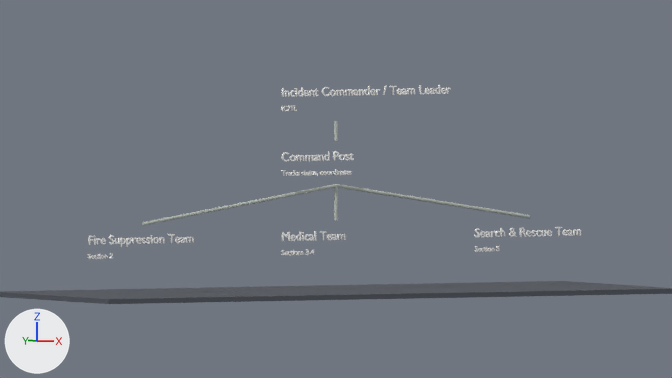
Before and after pictures for a commit that changed the Blender file assets/blender/org-chart.blend.
Camera for both pictures: the file's camera 'Cam'. The axes (+X, +Y, +Z) are drawn at lower left. The lights are the same throughout. The picture after the commit comes second.

The first picture shows 'cp_t1', 'cp_t2', 'fire_t1', 'fire_t2', 'floor', 'ic_t1', 'ic_t2', 'line_cp_fire', 'line_cp_med', 'line_cp_sar', 'line_ic_cp', 'med_t1', 'med_t2', 'sar_t1', 'sar_t2'.
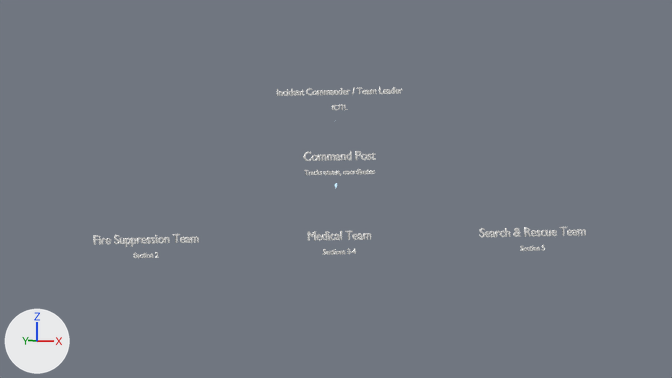
Where the newer file only moved an object's origin or applied its transform, the numbers keep the older frame.

Changed parts and their boxes (x1, y1, x2, y2) in the pictures (672 x 378 px):
'floor', deleted
    before: (0, 281, 672, 304)
'ic_t1', reshaped, moved (25% narrower, 23% shorter)
    before: (282, 85, 451, 97)
    after: (277, 87, 403, 96)
'line_cp_fire', recoloured, surface changed, mesh rescaled (not visible afterwards)
    before: (142, 184, 337, 226)
'fire_t1', reshaped, moved
    before: (88, 234, 194, 247)
    after: (93, 234, 199, 247)
'sar_t1', reshaped, moved
    before: (475, 227, 581, 238)
    after: (479, 227, 586, 238)
'line_cp_sar', recoloured, surface changed, mesh rescaled (not visible afterwards)
    before: (336, 184, 530, 218)
'cp_t1', reshaped, moved
    before: (281, 151, 354, 162)
    after: (303, 151, 376, 161)
'med_t1', reshaped, moved
    before: (282, 231, 346, 241)
    after: (308, 231, 371, 241)
'cp_t2', reshaped, moved
    before: (281, 169, 352, 176)
    after: (304, 169, 375, 176)
'med_t2', reshaped, moved
    before: (281, 249, 314, 255)
    after: (323, 249, 356, 255)
'fire_t2', reshaped, moved
    before: (88, 253, 113, 259)
    after: (133, 252, 159, 258)
'sar_t2', reshaped, moved
    before: (475, 246, 500, 252)
    after: (520, 245, 545, 251)
'line_cp_med', recoloured, surface changed, moved, rescaled (not visible afterwards)
    before: (334, 186, 338, 220)
'ic_t2', moved
    before: (281, 105, 297, 111)
    after: (332, 105, 348, 110)
'line_ic_cp', recoloured, surface changed
    both: (334, 121, 338, 141)

Patch to the scene script:
```diff
--- a/assets/blender/org-chart.blend.py
+++ b/assets/blender/org-chart.blend.py
@@ mat_line_mat @@
 mat_line_mat = principled_material('line_mat')
-mat_line_mat.base_color = (0.5, 0.55, 0.5)  # light grey #bcc4bc
+mat_line_mat.base_color = (0.55, 0.75, 0.85)  # cyan #c4e1ed
 mat_line_mat.roughness = 0.6
+mat_line_mat.emission_strength = 0.6
@@ me_line_cp_fire_mesh @@
 # used by ob_line_cp_fire; location = (-2.2, 0.0, 1.5); rotation_euler = (0.0, -1.729, 0.0), in degrees (0, -99, 0)
-me_line_cp_fire_mesh.from_pydata(...)  # 24 vertices, 14 faces; spans x -0.04..0.04, y -0.04..0.04, z -2.23..2.23
+me_line_cp_fire_mesh.from_pydata(...)  # 24 vertices, 14 faces; spans x -0.05..0.04, y -0.05..0.05, z -2.23..-2.22
+# me_line_cp_fire_mesh part 1: the whole mesh is scaled about its middle by (1.29, 1.29, 0.001), then moved by (0.0, 0.0, -2.23)
 me_line_cp_fire_mesh.materials.append(mat_line_mat)
@@ me_line_cp_med_mesh @@
 # used by ob_line_cp_med; location = (0.0, 0.0, 1.5); rotation_euler = (-3.142, 0.0, 1.571), in degrees (-180, 0, 90)
-me_line_cp_med_mesh.from_pydata(...)  # 24 vertices, 14 faces; spans x -0.035..0.035, y -0.035..0.035, z -0.35..0.35
+me_line_cp_med_mesh.from_pydata(...)  # 24 vertices, 14 faces; spans x -0.045..0.045, y -0.045..0.045, z -0.35..-0.349
+# me_line_cp_med_mesh part 2: the whole mesh is scaled about its middle by (1.29, 1.29, 0.001), then moved by (0.0, 0.0, -0.35)
 me_line_cp_med_mesh.materials.append(mat_line_mat)
@@ me_line_cp_sar_mesh @@
 # used by ob_line_cp_sar; location = (2.2, 0.0, 1.5); rotation_euler = (0.0, 1.729, 0.0), in degrees (0, 99, 0)
-me_line_cp_sar_mesh.from_pydata(...)  # 24 vertices, 14 faces; spans x -0.04..0.04, y -0.04..0.04, z -2.23..2.23
+me_line_cp_sar_mesh.from_pydata(...)  # 24 vertices, 14 faces; spans x -0.04..0.05, y -0.05..0.05, z -2.23..-2.22
+# me_line_cp_sar_mesh part 3: the whole mesh is scaled about its middle by (1.29, 1.29, 0.001), then moved by (0.0, 0.0, -2.23)
 me_line_cp_sar_mesh.materials.append(mat_line_mat)
@@ txt_cp_t1_curve @@
 txt_cp_t1_curve.bevel_depth = 0.003
+txt_cp_t1_curve.align_x = 'CENTER'
 txt_cp_t1_curve.align_y = 'CENTER'
@@ txt_cp_t2_curve @@
 txt_cp_t2_curve.bevel_depth = 0.003
+txt_cp_t2_curve.align_x = 'CENTER'
 txt_cp_t2_curve.align_y = 'CENTER'
@@ txt_fire_t1_curve @@
 txt_fire_t1_curve.bevel_depth = 0.003
+txt_fire_t1_curve.align_x = 'CENTER'
 txt_fire_t1_curve.align_y = 'CENTER'
@@ txt_fire_t2_curve @@
 txt_fire_t2_curve.bevel_depth = 0.003
+txt_fire_t2_curve.align_x = 'CENTER'
 txt_fire_t2_curve.align_y = 'CENTER'
@@ txt_ic_t1_curve @@
 txt_ic_t1_curve.bevel_depth = 0.003
+txt_ic_t1_curve.align_x = 'CENTER'
 txt_ic_t1_curve.align_y = 'CENTER'
-txt_ic_t1_curve.size = 0.26
+txt_ic_t1_curve.size = 0.194
@@ txt_med_t1_curve @@
 txt_med_t1_curve.bevel_depth = 0.003
+txt_med_t1_curve.align_x = 'CENTER'
 txt_med_t1_curve.align_y = 'CENTER'
@@ txt_med_t2_curve @@
 txt_med_t2_curve.bevel_depth = 0.003
+txt_med_t2_curve.align_x = 'CENTER'
 txt_med_t2_curve.align_y = 'CENTER'
@@ txt_sar_t1_curve @@
 txt_sar_t1_curve.bevel_depth = 0.003
+txt_sar_t1_curve.align_x = 'CENTER'
 txt_sar_t1_curve.align_y = 'CENTER'
@@ txt_sar_t2_curve @@
 txt_sar_t2_curve.bevel_depth = 0.003
+txt_sar_t2_curve.align_x = 'CENTER'
 txt_sar_t2_curve.align_y = 'CENTER'
@@ ob_floor @@
-ob_floor = bpy.data.objects.new('floor', me_floor_mesh)
@@ ob_cp_t1 @@
 ob_cp_t1 = bpy.data.objects.new('cp_t1', txt_cp_t1_curve)
-ob_cp_t1.location = (-1.32, -0.14, 2.44)
+ob_cp_t1.location = (0.0, -0.14, 2.44)
 ob_cp_t1.rotation_euler = (1.571, 0.0, 0.0)  # degrees (90, 0, 0)
@@ ob_cp_t2 @@
 ob_cp_t2 = bpy.data.objects.new('cp_t2', txt_cp_t2_curve)
-ob_cp_t2.location = (-1.32, -0.14, 2.12)
+ob_cp_t2.location = (0.0, -0.14, 2.12)
 ob_cp_t2.rotation_euler = (1.571, 0.0, 0.0)  # degrees (90, 0, 0)
@@ ob_fire_t1 @@
 ob_fire_t1 = bpy.data.objects.new('fire_t1', txt_fire_t1_curve)
-ob_fire_t1.location = (-5.72, -0.14, 0.84)
+ob_fire_t1.location = (-4.4, -0.14, 0.84)
 ob_fire_t1.rotation_euler = (1.571, 0.0, 0.0)  # degrees (90, 0, 0)
@@ ob_fire_t2 @@
 ob_fire_t2 = bpy.data.objects.new('fire_t2', txt_fire_t2_curve)
-ob_fire_t2.location = (-5.72, -0.14, 0.52)
+ob_fire_t2.location = (-4.4, -0.14, 0.52)
 ob_fire_t2.rotation_euler = (1.571, 0.0, 0.0)  # degrees (90, 0, 0)
@@ ob_ic_t1 @@
 ob_ic_t1 = bpy.data.objects.new('ic_t1', txt_ic_t1_curve)
-ob_ic_t1.location = (-1.32, -0.14, 3.74)
+ob_ic_t1.location = (0.0, -0.14, 3.74)
 ob_ic_t1.rotation_euler = (1.571, 0.0, 0.0)  # degrees (90, 0, 0)
@@ ob_ic_t2 @@
 ob_ic_t2 = bpy.data.objects.new('ic_t2', txt_ic_t2_curve)
-ob_ic_t2.location = (-1.32, -0.14, 3.42)
+ob_ic_t2.location = (0.0, -0.14, 3.42)
 ob_ic_t2.rotation_euler = (1.571, 0.0, 0.0)  # degrees (90, 0, 0)
@@ ob_med_t1 @@
 ob_med_t1 = bpy.data.objects.new('med_t1', txt_med_t1_curve)
-ob_med_t1.location = (-1.32, -0.14, 0.84)
+ob_med_t1.location = (0.0, -0.14, 0.84)
 ob_med_t1.rotation_euler = (1.571, 0.0, 0.0)  # degrees (90, 0, 0)
@@ ob_med_t2 @@
 ob_med_t2 = bpy.data.objects.new('med_t2', txt_med_t2_curve)
-ob_med_t2.location = (-1.32, -0.14, 0.52)
+ob_med_t2.location = (0.0, -0.14, 0.52)
 ob_med_t2.rotation_euler = (1.571, 0.0, 0.0)  # degrees (90, 0, 0)
@@ ob_sar_t1 @@
 ob_sar_t1 = bpy.data.objects.new('sar_t1', txt_sar_t1_curve)
-ob_sar_t1.location = (3.08, -0.14, 0.84)
+ob_sar_t1.location = (4.4, -0.14, 0.84)
 ob_sar_t1.rotation_euler = (1.571, 0.0, 0.0)  # degrees (90, 0, 0)
@@ ob_sar_t2 @@
 ob_sar_t2 = bpy.data.objects.new('sar_t2', txt_sar_t2_curve)
-ob_sar_t2.location = (3.08, -0.14, 0.52)
+ob_sar_t2.location = (4.4, -0.14, 0.52)
 ob_sar_t2.rotation_euler = (1.571, 0.0, 0.0)  # degrees (90, 0, 0)
```
